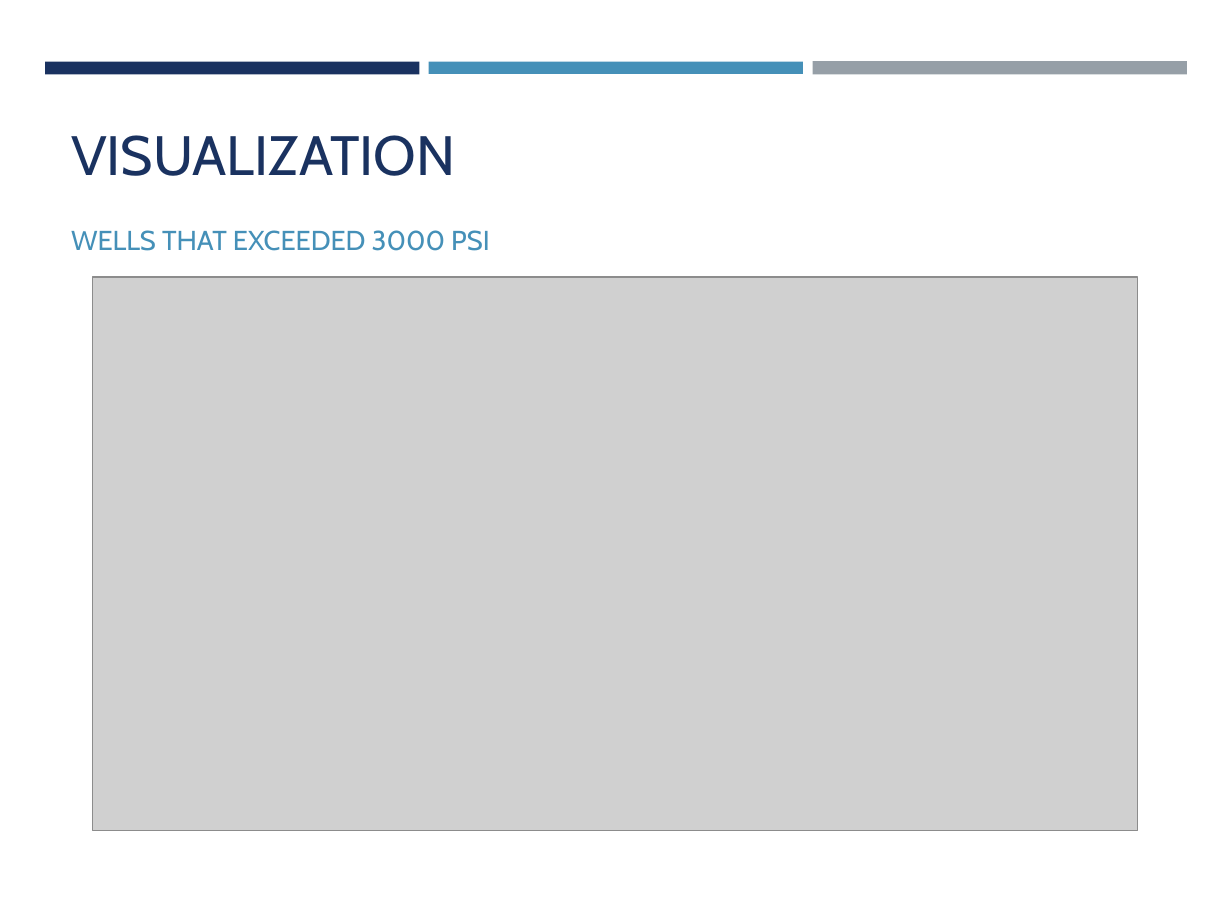
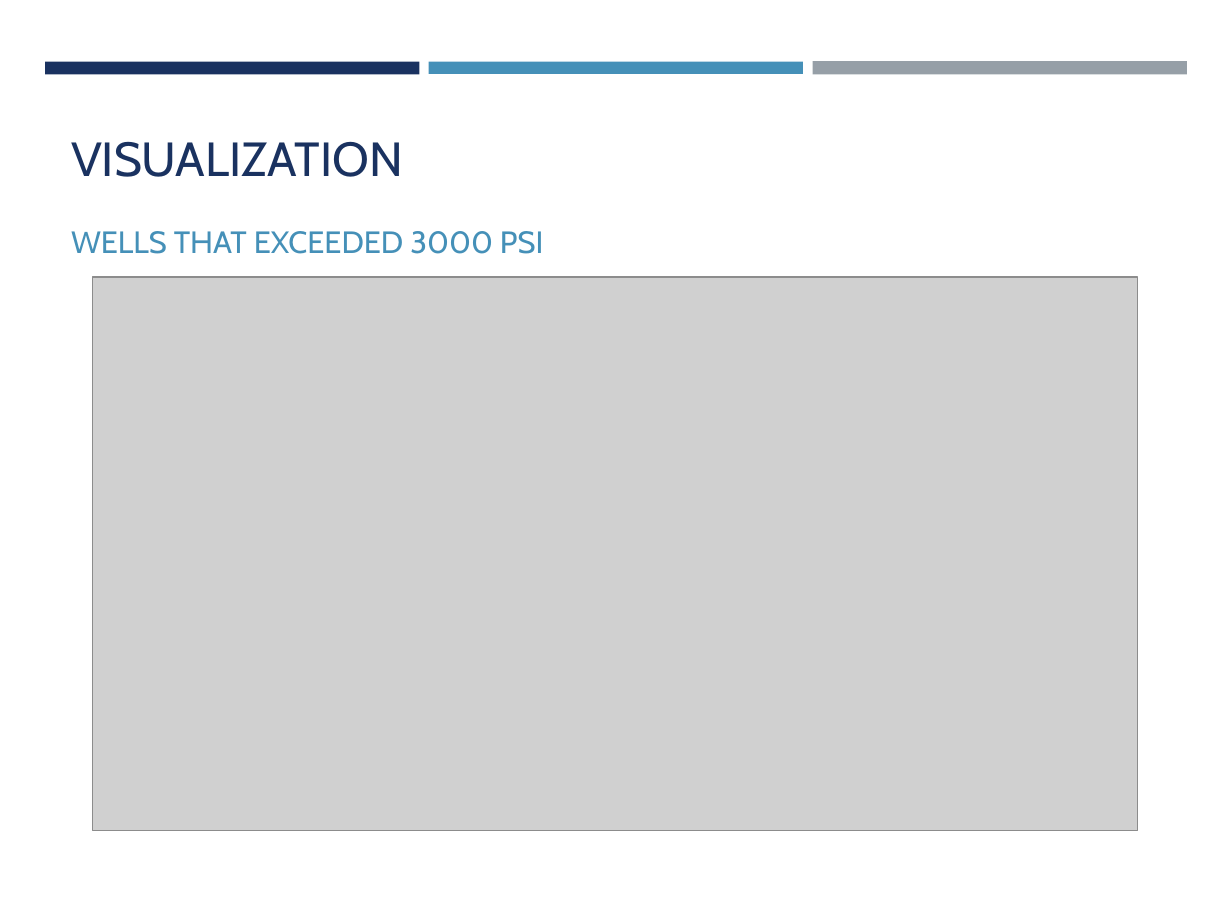
Before and after one commit to Donaldnaz/PowerBI, a slide deck: slide 11 of setup/Real_Time_CCS_Monitoring_Pipeline.pptx. Drawn at 1232x924 pixels with LibreOffice and Linux fonts; fonts in the diff are those of the drawing; grey boxes stand for pictures. Boxes give left, top, right and bottom in pixels: in the first picture for what was removed or moved away, otherwise in the second. Text is boxed around its words. In the diff, an @@ line names an element or a change of style, - is before the commit and + after.

```diff
--- a/setup/Real_Time_CCS_Monitoring_Pipeline.pptx
+++ b/setup/Real_Time_CCS_Monitoring_Pipeline.pptx
@@ title "VISUALIZATION" at (71, 141, 403, 177): size 32.4 to 28 pt @@
@@ text "WELLS THAT EXCEEDED 3000 PSI" at (71, 231, 543, 254): size 16 to 18 pt @@
```
Also in this commit, not shown: 4 other slides changed.
